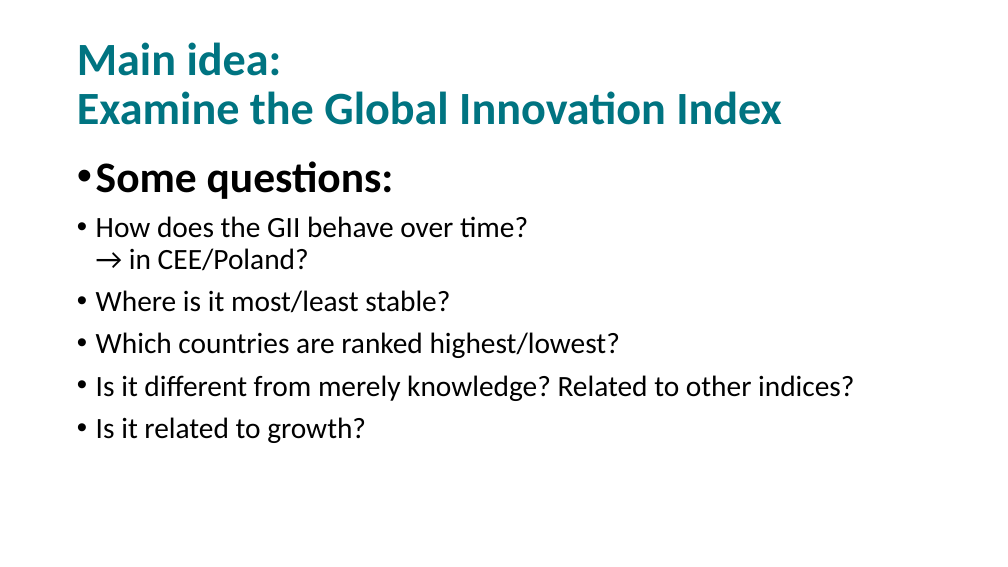
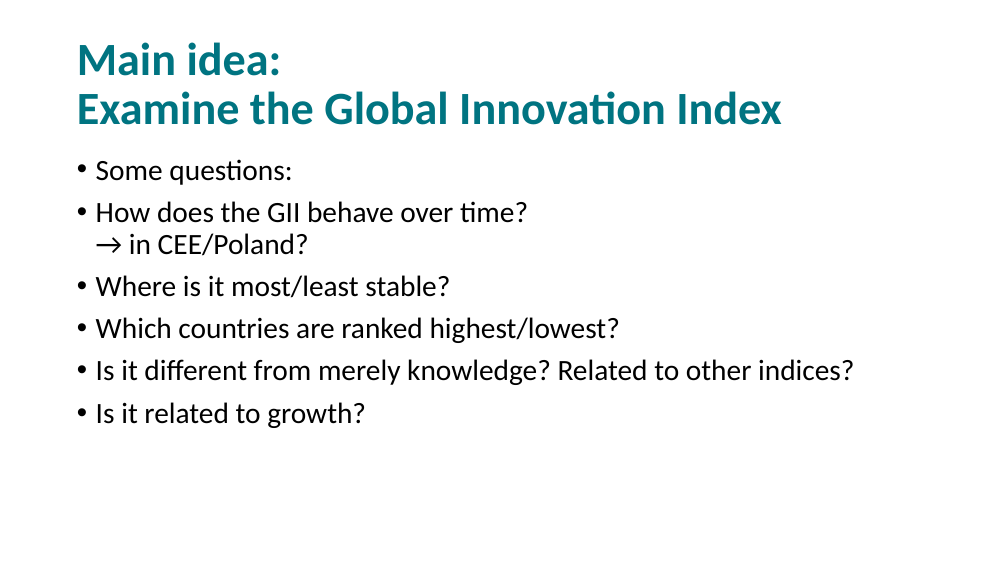
Before and after one commit to hegerty/Collaborations, a slide deck: slide 2 of WERI_Presentation_2025_Hegerty.pptx. Drawn at 1008x567 pixels with LibreOffice and Linux fonts; fonts in the diff are those of the drawing. Boxes give left, top, right and bottom in pixels: in the first picture for what was removed or moved away, otherwise in the second. Text is boxed around its words. In the diff, an @@ line names an element or a change of style, - is before the commit and + after.

```diff
--- a/WERI_Presentation_2025_Hegerty.pptx
+++ b/WERI_Presentation_2025_Hegerty.pptx
@@ text "Some questions:" at <box>96,159,854,428</box>: size 41.4 to 28 pt, bold off in "Some questions:"; indent changed; more space between paragraphs @@
```
Also in this commit, not shown: 17 other slides changed, 2 slides added, 2 slides removed.
